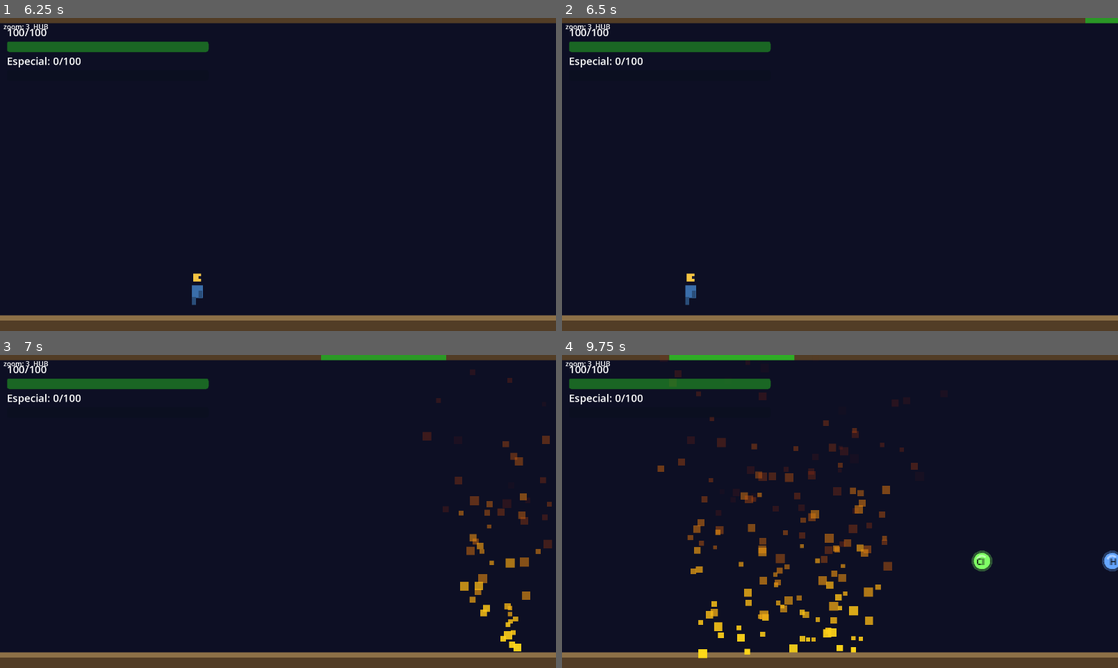
Above: before the commit, frames 1-4 (two rows, left to right).
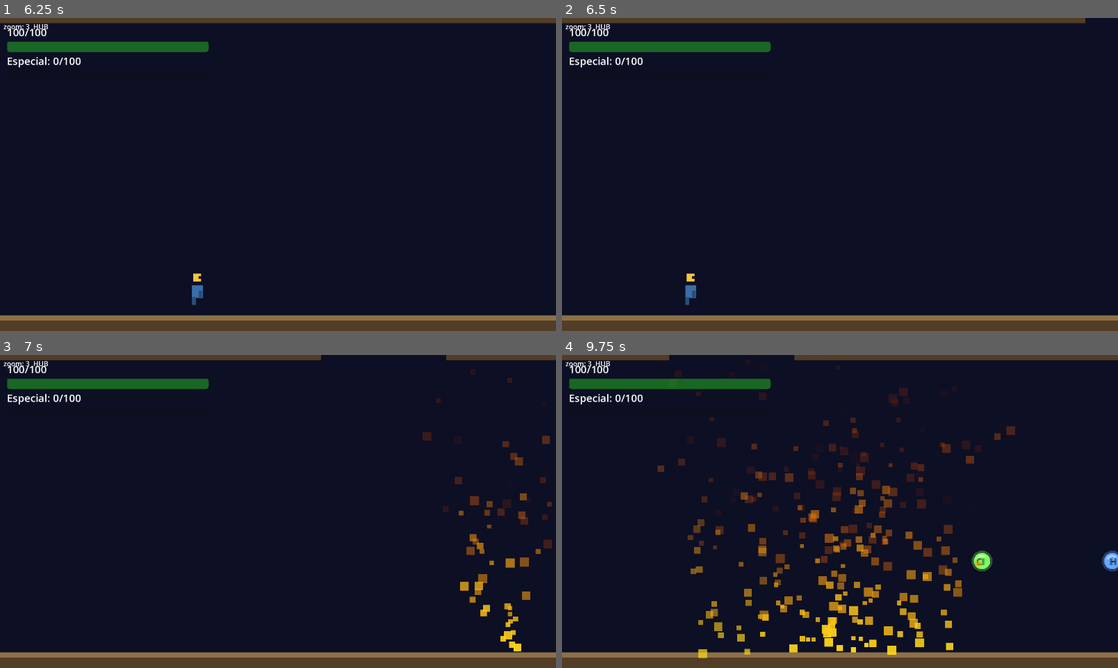
Above: after the commit, the same moments.

Repository: Mateushartelt/Alquimia-Elemental---Pac
Game: Godot game, scene res://scenes/menus/main_menu.tscn
The game is run twice, just before and just after one commit, with the same random seed, the same clock (stepped at 60 frames per second) and the same inputs.
Inputs (mouse positions are in pixels of both pictures, inside the frame that each line leads up to):
- Up to frame 1 (6.25 s): click "Jogar" at 0.5 s; tap Enter (ui_accept) at 1.25, 5 s; move the mouse to (400, 158) at 1.27 s; hold D (move_right) 1.28-2 s; hold J (attack) 1.28-2 s; click (400, 158) at 1.42 s; tap Space (jump) at 1.52, 4.52 s; drag from (166, 190) to (227, 290) at 2.02 s; move the mouse to (333, 105) at 2.77 s; hold A (move_left) 2.78-3.5 s; hold Q (open_alchemy) 2.78-3.5 s; drag from (250, 237) to (111, 127) at 3.52 s; move the mouse to (444, 221) at 4.27 s; hold D (move_right) 4.28-5 s; hold Mouse wheel up (wheel_next) 4.28-5 s; drag from (111, 127) to (227, 290) at 5.02 s; move the mouse to (305, 174) at 5.77 s; hold D (move_right) from 5.78 s (still down); tap Tab at 5.85 s; click (305, 174) at 5.92 s
- Up to frame 2 (6.5 s): keep holding D (move_right)
- Up to frame 3 (7 s): release D (move_right) at 6.5 s; drag from (194, 433) to (166, 527) at 6.52 s
- Up to frame 4 (9.75 s): move the mouse to (962, 495) at 7.27 s; hold A (move_left) 7.28-8 s; tap Alt (dash) at 7.35 s; tap Space (jump) at 7.52 s; drag from (728, 527) to (812, 574) at 8.02 s; move the mouse to (895, 442) at 8.77 s; hold D (move_right) 8.78-9.5 s; hold E (open_wheel) 8.78-9.5 s; drag from (812, 574) to (701, 486) at 9.52 s

Frame 1 is identical in both runs. In frame 2, 0.1% of the frame differs, in the area x 94-100%, y 0-2%; in frame 3, 0.4%; in frame 4, 3.6%, in the area x 17-82%, y 0-97%.

Commit message:
Fix: Fire

Diff:
--- a/scenes/levels/level_01.gd
+++ b/scenes/levels/level_01.gd
@@ -11,7 +11,6 @@
 @onready var _hints        : TutorialHints = $TutorialHints
 @onready var _alchemy      : AlchemyPanel  = $AlchemyPanel
 @onready var _boss_battle  : BossBattle    = $BossBattle
-@onready var _barrier_wall : StaticBody2D  = $BarrierWall
 @onready var _fire_wall    : Node2D        = $FireWall
 @onready var _door_in      : Area2D        = $DoorIn
 @onready var _cam          : Camera2D      = $Player/Camera2D
@@ -19,7 +18,6 @@
 var _respawning             := false
 var _h2o_dialog_done   := false
 var _enemy_dialog_done := false
-var _barrier_opened    := false
 var _fire_cleared        := false
 var _came_from_tutorial  := false
 var _shaft_fog_cleared   := false
@@ -28,7 +26,6 @@
 var _cinematic_done      := false
 var _portal_hint_done    := false
 var _in_tunnel           := false
-var _mucus_hint_done     := false
 var _zoom_tween          : Tween = null
 var _cam_look_x          := 0.0
 var _portal_exploded           := false
@@ -39,12 +36,15 @@
 # Fire propagation
 const FIRE_SPREAD_INTERVAL := 3.5    # segundos entre cada avanço do fogo
 const FIRE_STOP_X          := 450.0  # não passa do portal
-const FIRE_SEG_W           := 48     # largura de cada segmento (px)
+const FIRE_SEG_W           := 48
+const FIRE_ORIGIN_X        := 1352.0   # = 1400 - FIRE_SEG_W
 var _fire_timer       : float = 0.0
 var _fire_dmg_timer   : float = 0.0
-var _fire_next_x      : float = 1400.0 - FIRE_SEG_W
+var _fire_next_x      : float = FIRE_ORIGIN_X   # fronteira esquerda
+var _fire_right_x     : float = FIRE_ORIGIN_X   # fronteira direita
 var _fire_segments    : Array = []
-var _fire_alert_shown := false
+var _fire_alert_shown    := false
+var _player_fire_count   : int = 0
 
 # Tutorial state
 var _seen_elements          : Array[String] = []
@@ -57,7 +57,7 @@
 	$HUD.visible = true
 	_make_debug_label()
 	_cam.limit_left                 = 800
-	_cam.limit_right                = 1600
+	_cam.limit_right                = 3200
 	_cam.limit_top                  = 80
 	_cam.limit_bottom               = 400
 	_cam.zoom                       = Vector2(3, 3)
@@ -121,9 +121,13 @@
 		_fire_timer += delta
 		if _fire_timer >= FIRE_SPREAD_INTERVAL and _fire_next_x > FIRE_STOP_X:
 			_fire_timer = 0.0
-			_spawn_fire_segment()
+			_spawn_fire_segment()           # expande esquerda
+			_fire_right_x += FIRE_SEG_W
+			_spawn_fire_segment(_fire_right_x)  # expande direita
 		_fire_dmg_timer += delta
-		if _fire_dmg_timer >= 1.35:
+		if _player_fire_count > 0:
+			player.velocity.x = clamp(player.velocity.x, -50.0, 50.0)
+		if _fire_dmg_timer >= 0.5:
 			_fire_dmg_timer = 0.0
 			for seg in _fire_segments:
 				if not is_instance_valid(seg):
@@ -131,8 +135,8 @@
 				var area: Area2D = seg.get_node_or_null("FireDmg") as Area2D
 				if is_instance_valid(area):
 					for body in area.get_overlapping_bodies():
-						if body.has_method("receive_damage"):
-							body.receive_damage(20)
+						if body.is_in_group("player"):
+							GameState.take_damage(_fire_damage())
 	if not _respawning and player.global_position.y > KILL_PLANE_Y:
 		_respawn()
 	if not _moved_done and abs(player.velocity.x) > 5.0:
@@ -205,6 +209,7 @@
 	if _respawning:
 		return
 	_respawning = true
+	_player_fire_count = 0
 	player.global_position = SPAWN_POS
 	player.reset_state()
 	GameState.heal(GameState.player_max_health)
@@ -230,9 +235,15 @@
 	tw.set_ease(Tween.EASE_IN_OUT).set_trans(Tween.TRANS_SINE)
 	tw.tween_property(_cam, "offset", Vector2(offset_to_fire, -20), 2.0)
 	tw.tween_interval(0.30)
-	tw.tween_callback(_spawn_fire_segment)   # jogador VÊ o fogo crescer
+	tw.tween_callback(func() -> void:
+		_spawn_fire_segment()
+		_fire_right_x += FIRE_SEG_W
+		_spawn_fire_segment(_fire_right_x))
 	tw.tween_interval(0.65)
-	tw.tween_callback(_spawn_fire_segment)   # e mais uma vez
+	tw.tween_callback(func() -> void:
+		_spawn_fire_segment()
+		_fire_right_x += FIRE_SEG_W
+		_spawn_fire_segment(_fire_right_x))
 	tw.tween_interval(0.55)
 	tw.tween_property(_cam, "offset", Vector2(0, -20), 2.0)
 	await tw.finished
@@ -389,7 +400,10 @@
 	player.process_mode = Node.PROCESS_MODE_INHERIT
 	_cine_end()
 
-func _spawn_fire_segment() -> void:
+func _fire_damage() -> int:
+	return 25
+
+func _spawn_fire_segment(at_x: float = -1.0) -> void:
 	var seg := Node2D.new()
 	seg.set_meta("phase", randf() * TAU)
 	seg.add_child(_create_fire_particles(FIRE_SEG_W))
@@ -406,18 +420,25 @@
 	area.add_child(cs)
 	seg.add_child(area)
 	area.body_entered.connect(func(body: Node) -> void:
+		if body.is_in_group("player"):
+			_player_fire_count += 1
 		if body.has_method("receive_damage"):
-			body.receive_damage(20))
+			body.receive_damage(_fire_damage()))
+	area.body_exited.connect(func(body: Node) -> void:
+		if body.is_in_group("player"):
+			_player_fire_count = max(0, _player_fire_count - 1))
 	area.area_entered.connect(func(proj_area: Area2D) -> void:
 		if proj_area.get("compound_id") == "H2O":
 			_extinguish_segment(seg)
 			proj_area.queue_free())
 
-	seg.position = Vector2(_fire_next_x, 112)
+	var spawn_x := at_x if at_x >= 0.0 else _fire_next_x
+	seg.position = Vector2(spawn_x, 112)
 	add_child(seg)
 	_fire_segments.append(seg)
-	_fire_next_x -= FIRE_SEG_W
-	GameState.fire_next_x = _fire_next_x  # persiste para sobreviver à troca de cena
+	if at_x < 0.0:
+		_fire_next_x -= FIRE_SEG_W
+		GameState.fire_next_x = _fire_next_x
 
 	if not _fire_alert_shown and not get_tree().paused:
 		_fire_alert_shown = true
@@ -427,6 +448,7 @@
 	if not is_instance_valid(seg):
 		return
 	_fire_segments.erase(seg)
+	_player_fire_count = 0
 	for child in seg.get_children():
 		if child is Area2D:
 			for cs2 in child.get_children():
@@ -486,31 +508,6 @@
 	var tw := create_tween()
 	tw.tween_property($DarkAreas/ShaftFogB, "color", Color(0, 0, 0, 0), 0.8)
 
-func _on_mucus_hint_entered(body: Node2D) -> void:
-	if _mucus_hint_done or not body.is_in_group("player"):
-		return
-	_mucus_hint_done = true
-	_dialog.show_dialog(ELARA,
-		"Isso parece matéria orgânica resistente... Água não vai funcionar aqui. Preciso de algo mais corrosivo!")
-
-func _on_mucus_dissolved() -> void:
-	_dialog.show_dialog(ELARA,
-		"HCl corroeu o muco! Ácido clorídrico dissolve matéria orgânica — química ácida em ação!")
-
-func _on_barrier_check_entered(body: Node2D) -> void:
-	if _barrier_opened or not body.is_in_group("player"):
-		return
-	var has_na := GameState.get_element_count("Na") >= 1
-	var has_cl := GameState.get_element_count("Cl") >= 1
-	if has_na and has_cl:
-		_barrier_opened = true
-		_barrier_wall.get_node("CollisionShape2D").disabled = true
-		_barrier_wall.visible = false
-		_dialog.show_dialog(ELARA,
-			"Você tem Na e Cl! Combine-os para criar NaCl — a lesma teme o sal!")
-	else:
-		_dialog.show_dialog(ELARA,
-			"Perigoso! Você precisa de ao menos 1 Na e 1 Cl. Volte e colete mais — a lesma resseca com NaCl!")
 
 func _on_boss_trigger_entered(_body: Node2D) -> void:
 	_boss_battle.show_battle("snail")
--- a/scenes/levels/level_01.tscn
+++ b/scenes/levels/level_01.tscn
@@ -27,17 +27,8 @@
 [sub_resource type="RectangleShape2D" id="RectangleShape2D_cave_fog"]
 size = Vector2(3200, 200)
 
-[sub_resource type="RectangleShape2D" id="RectangleShape2D_barrier_wall"]
-size = Vector2(50, 700)
-
-[sub_resource type="RectangleShape2D" id="RectangleShape2D_barrier_check"]
-size = Vector2(80, 400)
-
 [sub_resource type="RectangleShape2D" id="RectangleShape2D_boss"]
 size = Vector2(40, 200)
-
-[sub_resource type="RectangleShape2D" id="RectangleShape2D_mucus_hint"]
-size = Vector2(300, 200)
 
 [node name="Level01" type="Node2D" unique_id=422643617]
 script = ExtResource("1_lvl")
@@ -252,29 +243,6 @@
 [node name="CollisionShape2D" type="CollisionShape2D" parent="DarkAreas/CaveFogDetect" unique_id=316740076]
 shape = SubResource("RectangleShape2D_cave_fog")
 
-[node name="BarrierWall" type="StaticBody2D" parent="." unique_id=316740050]
-position = Vector2(900, -440)
-collision_layer = 2
-collision_mask = 0
-
-[node name="CollisionShape2D" type="CollisionShape2D" parent="BarrierWall" unique_id=316740051]
-shape = SubResource("RectangleShape2D_barrier_wall")
-
-[node name="Visual" type="ColorRect" parent="BarrierWall" unique_id=316740060]
-z_index = 1
-offset_left = -25.0
-offset_top = -350.0
-offset_right = 25.0
-offset_bottom = 350.0
-color = Color(1, 0.45, 0, 0.85)
-
-[node name="BarrierCheck" type="Area2D" parent="." unique_id=316740052]
-visible = false
-position = Vector2(820, -410)
-collision_layer = 0
-
-[node name="CollisionShape2D" type="CollisionShape2D" parent="BarrierCheck" unique_id=316740053]
-shape = SubResource("RectangleShape2D_barrier_check")
 
 [node name="BossTrigger" type="Area2D" parent="." unique_id=316740020]
 visible = false
@@ -314,23 +282,9 @@
 [node name="BossBattle" parent="." unique_id=316740001 instance=ExtResource("13_boss")]
 visible = false
 
-[node name="MucusWall" parent="." unique_id=400000030 instance=ExtResource("15_mucus")]
-position = Vector2(1280, 112)
-
-[node name="MucusHintTrigger" type="Area2D" parent="." unique_id=400000031]
-position = Vector2(1328, 200)
-collision_layer = 0
-collision_mask = 1
-
-[node name="CollisionShape2D" type="CollisionShape2D" parent="MucusHintTrigger" unique_id=400000032]
-shape = SubResource("RectangleShape2D_mucus_hint")
-
 [connection signal="body_entered" from="DoorIn" to="." method="_on_door_in_entered"]
 [connection signal="extinguished" from="FireWall" to="." method="_on_fire_extinguished"]
 [connection signal="body_entered" from="DarkAreas/ShaftFogDetect" to="." method="_on_shaft_fog_entered"]
 [connection signal="body_entered" from="DarkAreas/ShaftFogBDetect" to="." method="_on_shaft_b_fog_entered"]
 [connection signal="body_entered" from="DarkAreas/CaveFogDetect" to="." method="_on_cave_fog_entered"]
-[connection signal="body_entered" from="BarrierCheck" to="." method="_on_barrier_check_entered"]
 [connection signal="body_entered" from="BossTrigger" to="." method="_on_boss_trigger_entered"]
-[connection signal="dissolved" from="MucusWall" to="." method="_on_mucus_dissolved"]
-[connection signal="body_entered" from="MucusHintTrigger" to="." method="_on_mucus_hint_entered"]
--- a/scenes/ui/game_over.tscn
+++ b/scenes/ui/game_over.tscn
@@ -16,9 +16,9 @@
 
 [node name="Panel" type="ColorRect" parent="."]
 offset_left = 390.0
-offset_top = 200.0
+offset_top = 160.0
 offset_right = 890.0
-offset_bottom = 520.0
+offset_bottom = 560.0
 color = Color(0.07, 0.05, 0.12, 0.95)
 
 [node name="VBox" type="VBoxContainer" parent="Panel"]
--- a/scenes/world/fire_wall.gd
+++ b/scenes/world/fire_wall.gd
@@ -6,6 +6,7 @@
 
 func _ready() -> void:
 	$FireDetect.area_entered.connect(_on_area_entered)
+	$FireBody/CollisionShape2D.disabled = true
 	$Visual.hide()
 	var p := CPUParticles2D.new()
 	p.emitting              = true
